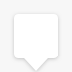
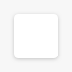
Before/after of a 72 × 72 layered artwork. What changed in the layer stack:
hid "Layer 2" over [23, 58, 49, 72]
